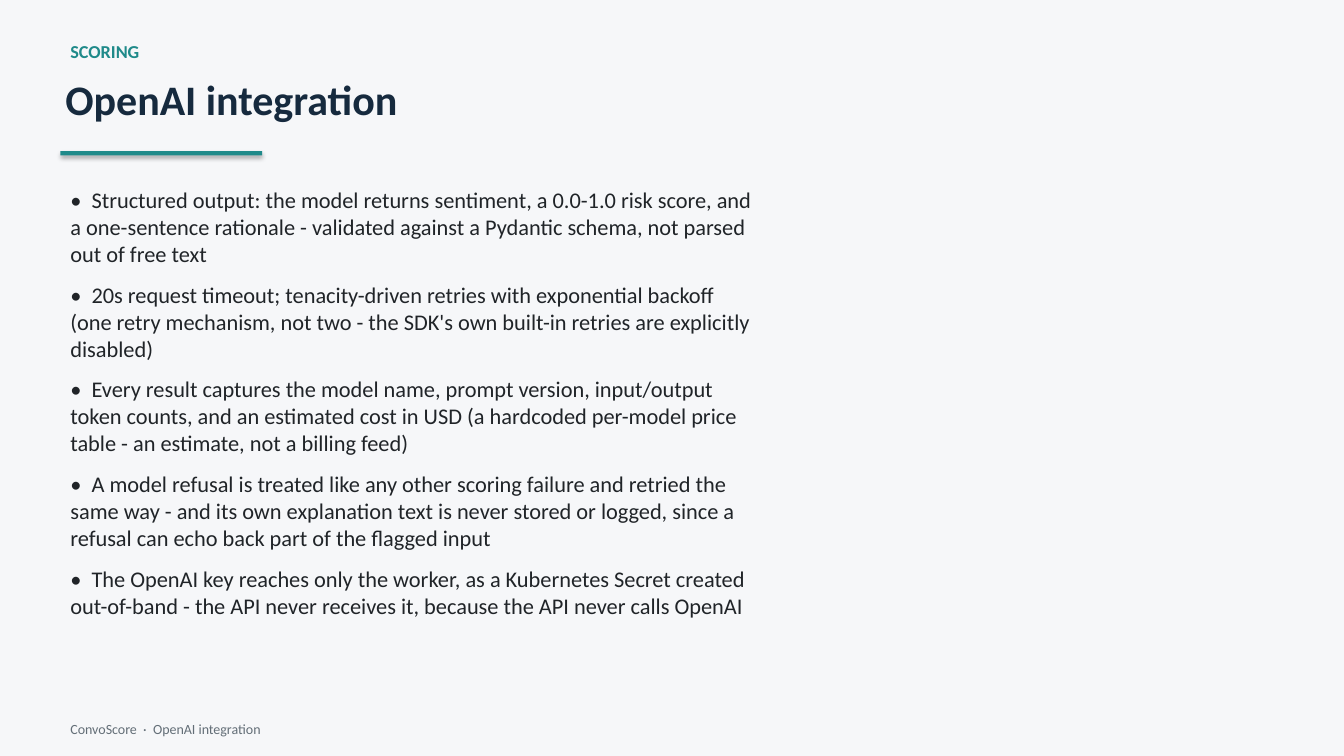
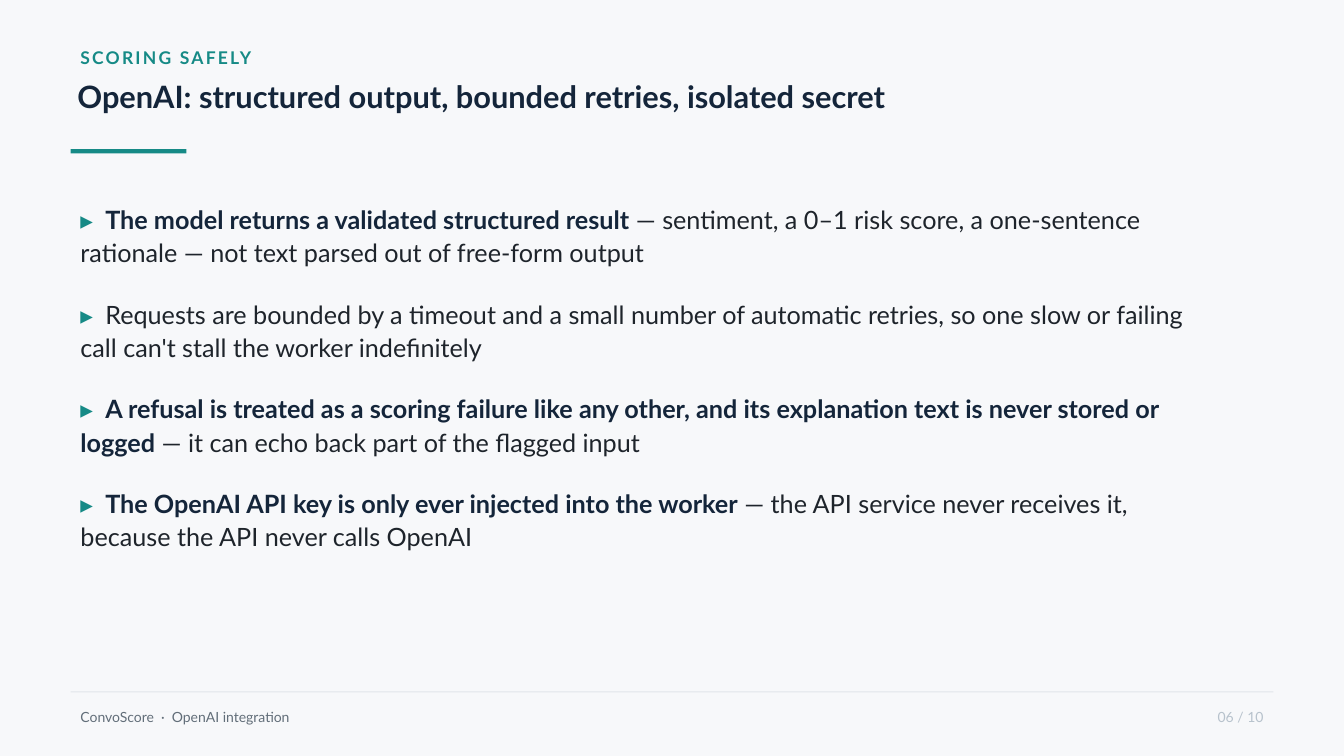
Before and after one commit to AmirWeiser/convoscore, a slide deck: slide 6 of presentation/ConvoScore-Presentation.pptx (slide 7 before the commit). Drawn at 1344x756 pixels with LibreOffice and Linux fonts; fonts in the diff are those of the drawing. Boxes give left, top, right and bottom in pixels: in the first picture for what was removed or moved away, otherwise in the second. Text is boxed around its words. In the diff, an @@ line names an element or a change of style, - is before the commit and + after.

```diff
--- a/presentation/ConvoScore-Presentation.pptx
+++ b/presentation/ConvoScore-Presentation.pptx
@@ background #F6F7F9 to #F7F8FA @@
@@ text at <box>70,46,139,58</box>: text changed; size 13 to 12.5 pt; font Calibri to Lato; text colour #1F8A8A to #168A86 @@
-SCORING
+SCORING SAFELY
@@ text removed at <box>65,85,397,122</box> @@
-OpenAI integration
@@ text added at <box>77,85,885,113</box>, 22 pt, text #14253A, bold @@
+OpenAI: structured output, bounded retries, isolated secret
@@ rectangle: place and size @@
-rectangle at <box>60,151,262,155</box>
+rectangle at <box>71,149,187,153</box>
@@ rectangle at <box>71,149,187,153</box>: fill #1F8A8A to #168A86; shadow off @@
@@ text at <box>80,210,1182,551</box>: text changed; size 16 to 18 pt; font Calibri to Lato; text colour #202428 to #1E242B @@
-• Structured output: the model returns sentiment, a 0.0-1.0 risk score, and a one-sentence rationale - validated against a Pydantic schema, not parsed out of free text
-• 20s request timeout; tenacity-driven retries with exponential backoff (one retry mechanism, not two - the SDK's own built-in retries are explicitly disabled)
-• Every result captures the model name, prompt version, input/output token counts, and an estimated cost in USD (a hardcoded per-model price table - an estimate, not a billing feed)
-• A model refusal is treated like any other scoring failure and retried the same way - and its own explanation text is never stored or logged, since a refusal can echo back part of the flagged input
-• The OpenAI key reaches only the worker, as a Kubernetes Secret created out-of-band - the API never receives it, because the API never calls OpenAI
+▸ The model returns a validated structured result — sentiment, a 0–1 risk score, a one-sentence rationale — not text parsed out of free-form output
+▸ Requests are bounded by a timeout and a small number of automatic retries, so one slow or failing call can't stall the worker indefinitely
+▸ A refusal is treated as a scoring failure like any other, and its explanation text is never stored or logged — it can echo back part of the flagged input
+▸ The OpenAI API key is only ever injected into the worker — the API service never receives it, because the API never calls OpenAI
@@ text "ConvoScore · OpenAI integration": place and size @@
-text "ConvoScore · OpenAI integration" at <box>70,724,261,737</box>
+text "ConvoScore · OpenAI integration" at <box>80,712,290,725</box>
@@ text "ConvoScore · OpenAI integration" at <box>80,712,290,725</box>: font Calibri to Lato, text colour #636E77 to #626E79 @@
@@ text added at <box>1218,712,1263,722</box>, 10 pt, text #B7C2CC @@
+06 / 10
```
Also in this commit, not shown: 3 other slides changed, 6 slides added, 10 slides removed, 2 other files.
